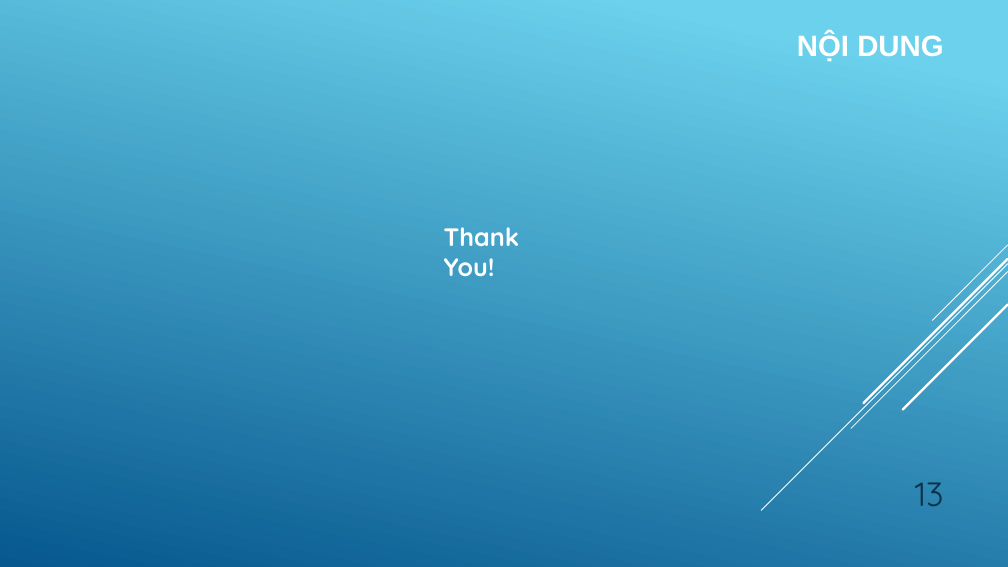
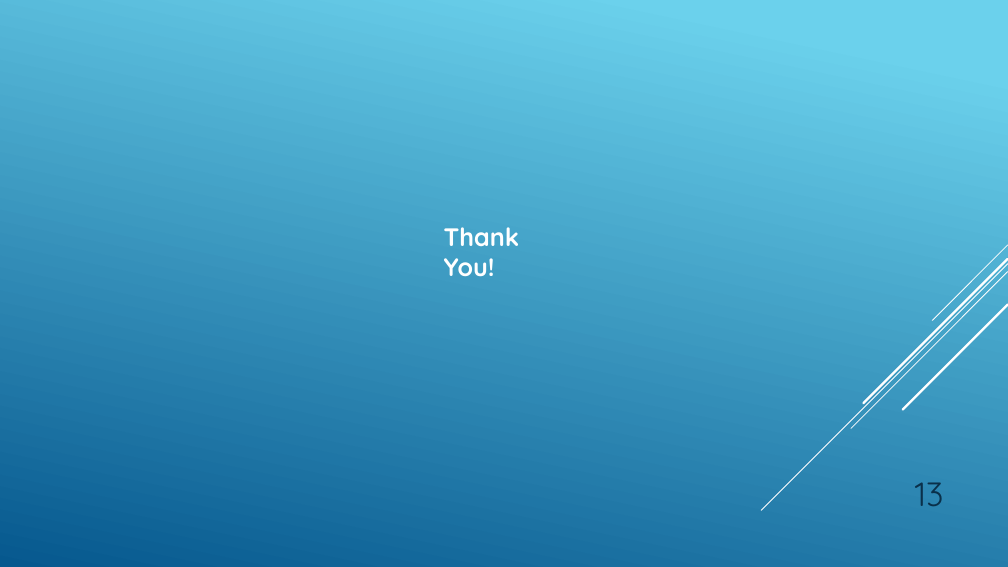
Before and after one commit to quangdat99/btl, a slide deck: slide 13 of Slide.pptx. Drawn at 1008x567 pixels with LibreOffice and Linux fonts; fonts in the diff are those of the drawing. Boxes give left, top, right and bottom in pixels: in the first picture for what was removed or moved away, otherwise in the second. Text is boxed around its words. In the diff, an @@ line names an element or a change of style, - is before the commit and + after.

```diff
--- a/Slide.pptx
+++ b/Slide.pptx
@@ text removed at box(797, 33, 943, 61) @@
-NỘI DUNG
```
Also in this commit, not shown: 3 other slides changed, 5 slides added, 5 slides removed.
